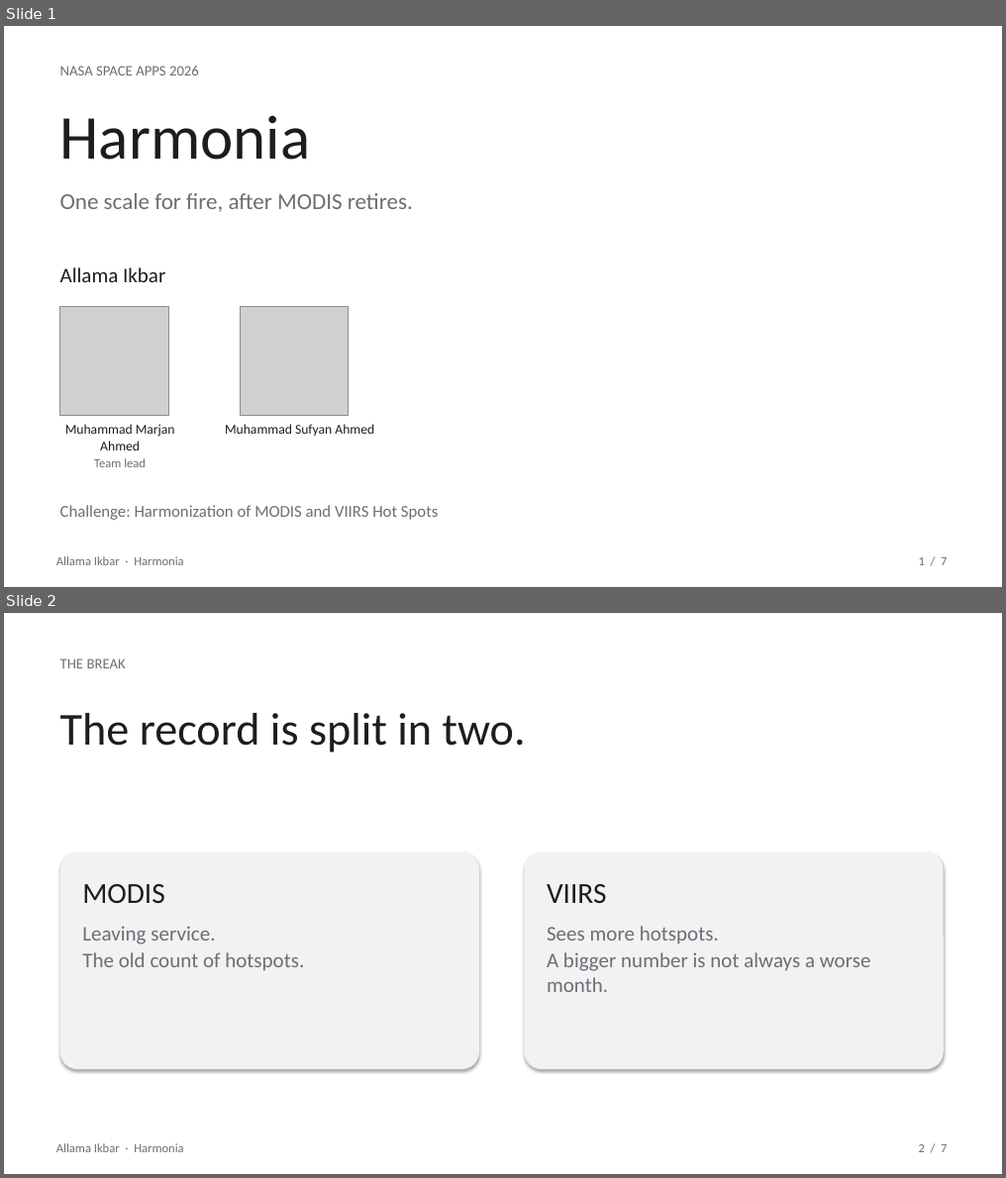
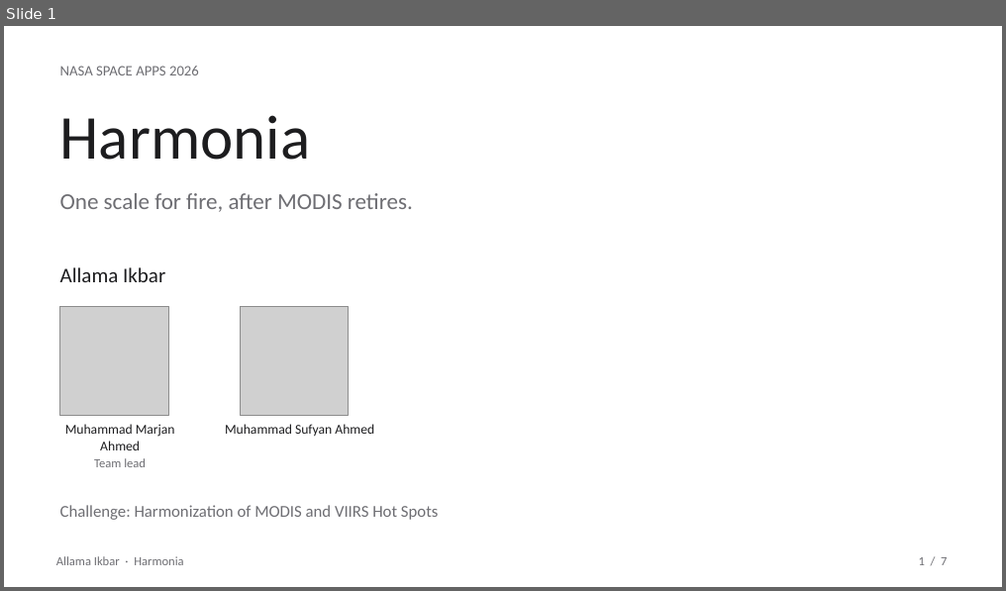
Before and after one commit to marjan-ahmed/harmonia-nsac26, a slide deck: public/Harmonia-Allama-Ikbar.pptx. Shown one above the other, each under a label of ours: slides 1 and 2 before the commit, slide 1 after it. The pictures are 1006x1178 and 1006x591 pixels, drawn with LibreOffice and Linux fonts; fonts in the diff are those of the drawing; grey boxes stand for pictures. Boxes give left, top, right and bottom in pixels: in the first picture for what was removed or moved away, otherwise in the second. Text is boxed around its words. In the diff, an @@ line names an element or a change of style, - is before the commit and + after.

```diff
--- a/public/Harmonia-Allama-Ikbar.pptx
+++ b/public/Harmonia-Allama-Ikbar.pptx
@@ slide 2 removed at [4,613,1002,1174], background #FFFFFF @@
@@ text removed at [60,659,126,668] @@
-THE BREAK
@@ text removed at [60,713,526,753] @@
-The record is split in two.
@@ rounded rectangle removed at [60,853,479,1069] @@
@@ rounded rectangle removed at [525,853,944,1069] @@
@@ text removed at [82,884,304,971] @@
-MODIS
-Leaving service.
-The old count of hotspots.
@@ text removed at [547,884,871,992] @@
-VIIRS
-Sees more hotspots.
-A bigger number is not always a worse month.
@@ text removed at [56,1144,183,1153] @@
-Allama Ikbar · Harmonia
@@ text removed at [919,1145,946,1153] @@
-2 / 7
```
Also in this commit, not shown: 3 slides changed, 3 slides added, 2 other slides removed, 2 other files.
